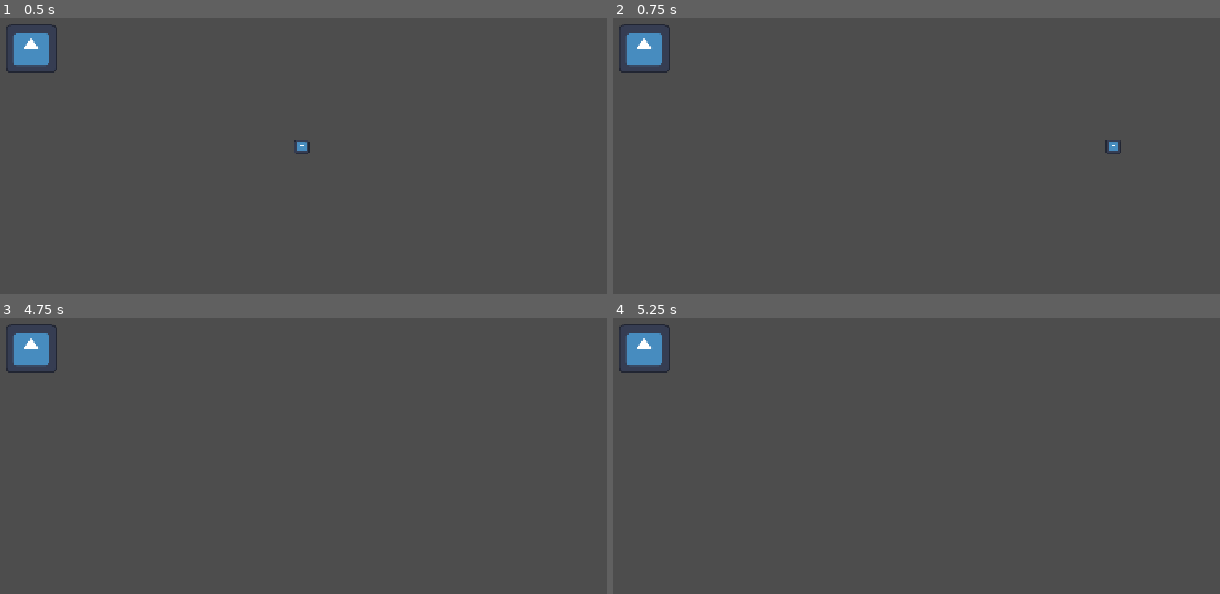
Above: before the commit, frames 1-4 (two rows, left to right).
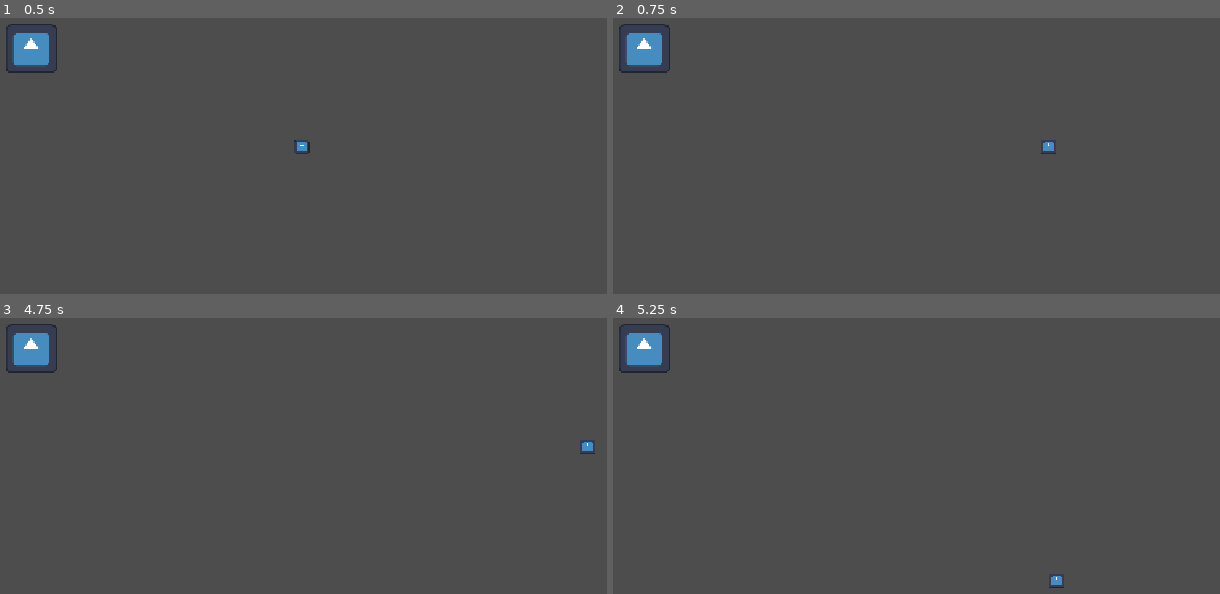
Above: after the commit, the same moments.

Repository: srabin/game_jam_controlled_chaos
Game: Godot game, scene res://world.tscn
The game is run twice, just before and just after one commit, with the same random seed, the same clock (stepped at 60 frames per second) and the same inputs. The engine's default icon, where the game draws it, is replaced by a stand-in: a white triangle on a blue panel in a dark square.
Inputs:
- Up to frame 1 (0.5 s): no input
- Up to frame 2 (0.75 s): tap Enter at 0.5 s; hold D (move_right) from 0.53 s (still down); hold Space (dash) from 0.53 s (still down)
- Up to frame 3 (4.75 s): release D (move_right) at 1.28 s; release Space (dash) at 1.28 s; hold S (move_down) 1.28-2.03 s; tap Space (dash) at 1.35, 2.85, 4.35 s; tap Enter at 2, 3.5 s; hold D (move_right) 2.03-2.78 s; hold Space (dash) 2.03-2.78 s; hold W (move_up) 2.78-3.53 s; hold Space (dash) 3.53-4.28 s; hold A (move_left) from 3.53 s (still down)
- Up to frame 4 (5.25 s): release A (move_left) at 5.03 s; hold S (move_down) from 5.03 s (still down); hold Space (dash) from 5.03 s (still down)

Frame 1 is identical in both runs. In frame 2, 0.1% of the frame differs, in the area x 70-84%, y 44-50%; in frame 3, less than 0.1%; in frame 4, less than 0.1%.

Commit message:
experimenting with stamina, cleanup

Diff:
--- a/player.gd
+++ b/player.gd
@@ -1,35 +1,82 @@
 extends CharacterBody2D
 
-@onready var dash_length_timer = $DashLengthTimer
-var is_dashing = false
+@onready var dash_timer = $DashTimer
+@onready var stamina_timer = $StaminaTimer
+@onready var dash_lockout_timer = $DashLockoutTimer
+
+# Player Movement
 var move_input = Vector2.ZERO
 
-const SPEED = 400.0
-const DASH_SPEED = SPEED * 4
-const DECELERATION_RATE = SPEED * 0.03
-const ACCELLERATION_RATE = SPEED * 0.18
+const SPEED = 800.0
+const DASH_SPEED = SPEED * 1.6
+const DECELERATION_RATE = SPEED * 0.04
+const ACCELLERATION_RATE = SPEED * 0.09
+
+# Player State
+var state: States = States.IDLE
+var stamina = 100.0
+
+enum States {IDLE, DASHING, MOVING, HURTING, FALLING}
+
+const STAMINA_DASH_COST = 25.0
 
 
+func _on_dash_timer_timeout() -> void:
+	state = States.IDLE
 
-func _on_dash_length_timer_timeout() -> void:
-	is_dashing = false
+
+func _on_stamina_timer_timeout() -> void:
+	if stamina < 100.0:
+		stamina += 1.0
+		stamina_timer.start()
+
+func _subtract_stamina() -> void:
+	stamina -= STAMINA_DASH_COST
+	stamina_timer.start()
+
 
 func _process(delta: float) -> void:
 	var direction = Input.get_vector("look_left", "look_right", "look_up", "look_down")
 	var player_position = self.position
 	look_at(player_position + direction)
 
+
+func _dash(horizontal, vertical, dash):
+	#if stamina > 0.0:
+	state = States.DASHING
+	dash_timer.start()
+	velocity.x = horizontal * DASH_SPEED
+	velocity.y = vertical * DASH_SPEED
+	#self._subtract_stamina()
+
+func _move(horizontal, vertical):
+	state == States.MOVING
+	velocity.x = move_toward(velocity.x, horizontal * SPEED, ACCELLERATION_RATE)
+	velocity.y = move_toward(velocity.y, vertical * SPEED, ACCELLERATION_RATE)
+
+
 func _physics_process(delta: float) -> void:
 	var horizontal := Input.get_action_strength("move_right") - Input.get_action_strength("move_left")
 	var vertical := Input.get_action_strength("move_down") - Input.get_action_strength("move_up")
 	var dash := Input.get_action_strength("dash")
-
-	velocity.x = move_toward(velocity.x, horizontal * SPEED, ACCELLERATION_RATE)
-	velocity.y = move_toward(velocity.y, vertical * SPEED, ACCELLERATION_RATE)
-
-	if dash and not is_dashing:
-		velocity.x = horizontal * DASH_SPEED
-		velocity.y = vertical * DASH_SPEED
+	match state:
+		States.IDLE:
+			self._move(horizontal, vertical)
+			if dash:
+				self._dash(horizontal, vertical, dash)
+		States.DASHING:
+			pass
+		States.MOVING:
+			if horizontal and vertical:
+				self._move(horizontal, vertical)
+			else:
+				state = States.IDLE
+			if dash:
+				self._dash(horizontal, vertical, dash)
+		States.HURTING:
+			pass
+		States.FALLING:
+			pass
 
 	velocity.x = move_toward(velocity.x, 0, DECELERATION_RATE)
 	velocity.y = move_toward(velocity.y, 0, DECELERATION_RATE)
--- a/player.tscn
+++ b/player.tscn
@@ -1,6 +1,6 @@
 [gd_scene load_steps=4 format=3 uid="uid://bsfdmaon0snvi"]
 
-[ext_resource type="Script" path="res://character_body_2d.gd" id="1_onrkg"]
+[ext_resource type="Script" uid="uid://cvacjd83gn4fl" path="res://player.gd" id="1_onrkg"]
 [ext_resource type="Texture2D" uid="uid://70e1ixpbfl1w" path="res://icon.svg" id="2_i3pqv"]
 
 [sub_resource type="RectangleShape2D" id="RectangleShape2D_8mm7a"]
@@ -17,8 +17,14 @@
 [node name="CollisionShape2D" type="CollisionShape2D" parent="."]
 shape = SubResource("RectangleShape2D_8mm7a")
 
-[node name="DashLengthTimer" type="Timer" parent="."]
-wait_time = 0.297
+[node name="DashTimer" type="Timer" parent="."]
+wait_time = 0.25
 one_shot = true
 
-[connection signal="timeout" from="DashLengthTimer" to="." method="_on_dash_length_timer_timeout"]
+[node name="StaminaTimer" type="Timer" parent="."]
+process_callback = 0
+wait_time = 0.075
+one_shot = true
+
+[connection signal="timeout" from="DashTimer" to="." method="_on_dash_timer_timeout"]
+[connection signal="timeout" from="StaminaTimer" to="." method="_on_stamina_timer_timeout"]
